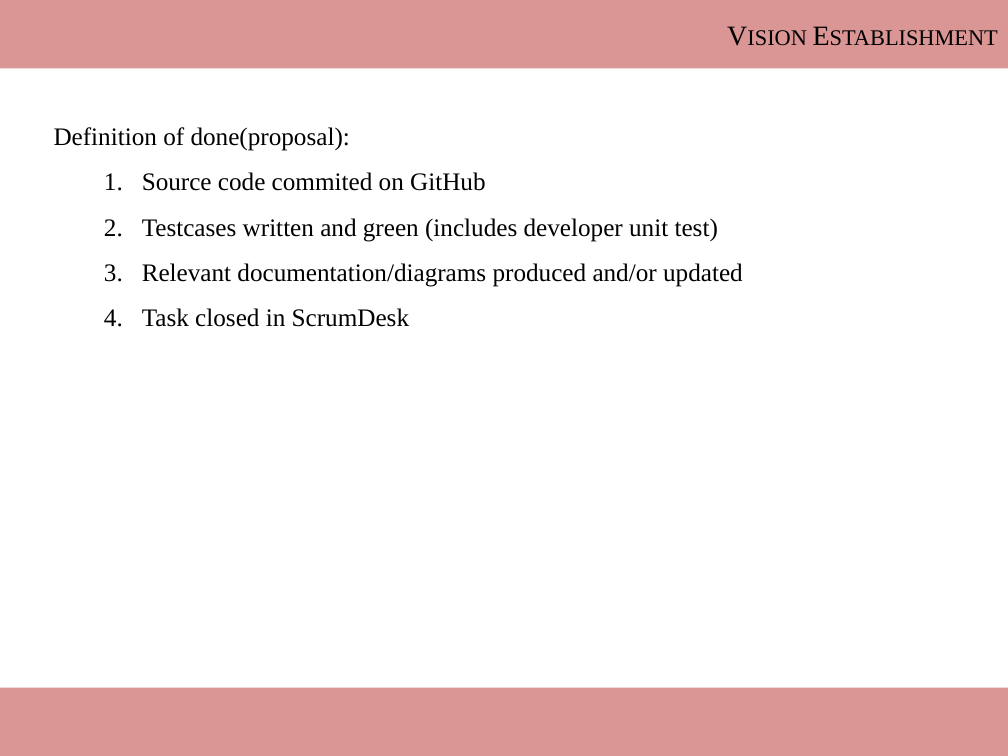
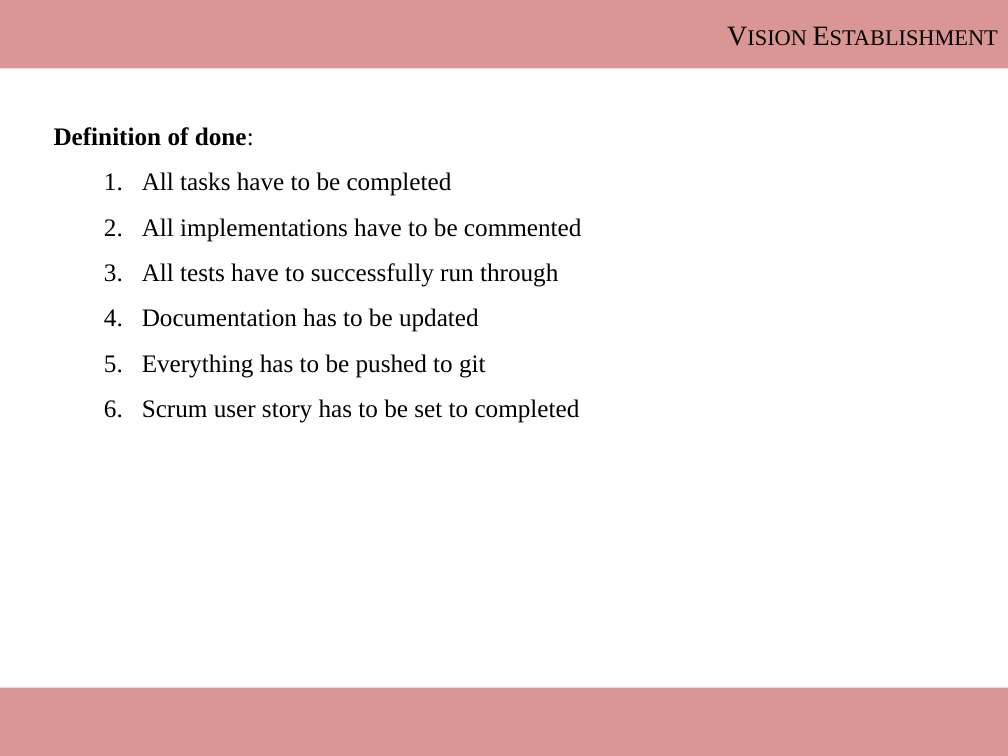
Before and after one commit to ThomasRoehl/ShopAdmin, a slide deck: slide 18 of Dokumentation/ShopAdmin_slidecollection.pptx (slide 16 before the commit). Drawn at 1008x756 pixels with LibreOffice and Linux fonts; fonts in the diff are those of the drawing. Boxes give left, top, right and bottom in pixels: in the first picture for what was removed or moved away, otherwise in the second. Text is boxed around its words. In the diff, an @@ line names an element or a change of style, - is before the commit and + after.

```diff
--- a/Dokumentation/ShopAdmin_slidecollection.pptx
+++ b/Dokumentation/ShopAdmin_slidecollection.pptx
@@ text at [54,127,581,423]: text changed @@
-Definition of done(proposal):
-  1. Source code commited on GitHub
-  2. Testcases written and green (includes developer unit test)
-  3. Relevant documentation/diagrams produced and/or updated
-  4. Task closed in ScrumDesk
+Definition of done:
+  1. All tasks have to be completed
+  2. All implementations have to be commented
+  3. All tests have to successfully run through
+  4. Documentation has to be updated
+  5. Everything has to be pushed to git
+  6. Scrum user story has to be set to completed
```
Also in this commit, not shown: 4 other slides changed, 10 slides added, 1 slide removed, 2 other files.
